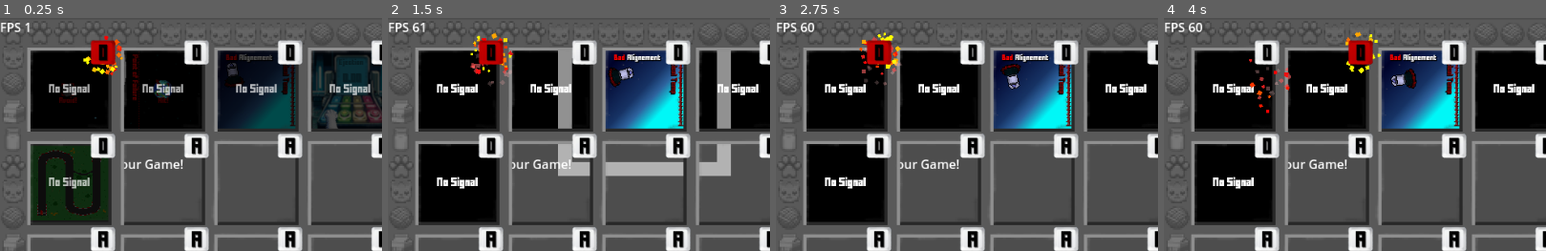
Above: before the commit, frames 1-4 (left to right).
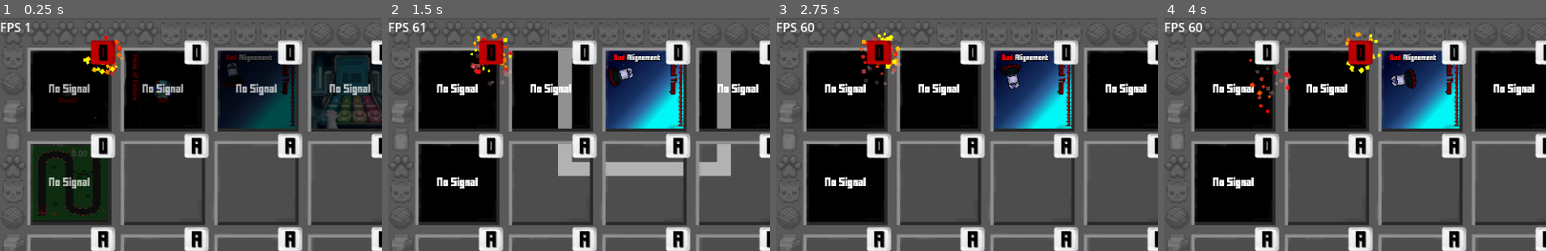
Above: after the commit, the same moments.

Repository: ElenaTill/Autorennen
Game: Godot game, scene res://laoding_screen.tscn
The game is run twice, just before and just after one commit, with the same random seed, the same clock (stepped at 60 frames per second) and the same inputs. Sound files missing from this copy of the repository are replaced by a short silence.
Inputs:
- Up to frame 1 (0.25 s): no input
- Up to frame 2 (1.5 s): tap Enter (Enter) at 0.5 s; hold Right (Right) 0.53-1.28 s; tap 1 (1) at 0.6 s; tap 2 (2) at 0.8, 1.35 s; hold Down (Down) from 1.28 s (still down)
- Up to frame 3 (2.75 s): tap 3 (3) at 1.55, 2.1 s; release Down (Down) at 2.03 s; hold Right (Right) from 2.03 s (still down); tap 4 (4) at 2.3 s
- Up to frame 4 (4 s): release Right (Right) at 2.78 s; hold Up (Up) 2.78-3.53 s; tap 4 (4) at 2.85 s; tap A (A) at 3.05, 3.6 s; hold Left (Left) from 3.53 s (still down); tap D (D) at 3.8 s
The pictures show only the part of the screen within x 0-50%, y 0-50%; the shares and areas given below are measured in that part.

The runs differ from the first frame. In frame 1, 0.4% of the frame differs, in the area x 18-48%, y 56-65%; in frame 2, 0.3%; in frame 3, 0.3%; in frame 4, 0.3%.

Commit message:
Verbesserung
Musik und drehen fehlt

Diff:
--- a/CCC Lund Edition/Mgame13/mgame13.gd
+++ b/CCC Lund Edition/Mgame13/mgame13.gd
@@ -1,15 +1,18 @@
 extends Node2D
-var active = false
-var spawn_ready = false
-signal lost(paneln)
 signal win(paneln)
+
 
 @export var transition: PackedScene
 
 ### Internal Constants
 var auto_speed = 25
 
+
 ### Variables
+var active = false
+var spawn_ready = false
+
+
 
 func set_active(b):
 	active = b
@@ -19,7 +22,10 @@
 		$MusicPlayer.pause()
 
 func new_game():
-	pass
+	$Timer.stop()
+	$Auto.position.x = 0
+	$Auto.position.y = 0
+
 
 func enable():
 	if get_node("GameOver"):
@@ -35,11 +41,11 @@
 
 func gamewon():
 	disable("You survived!", Color(0, 0.5, 0, 0))
-	win.emit(5)
+
 
 func gamelost():
 	disable("Signal Lost", Color(0.5, 0., 0, 0))
-	lost.emit(5)
+
 
 func _ready():
 	pass
@@ -47,6 +53,8 @@
 	$MusicPlayer.start(music)
 
 func _process(delta):
+	$Label.text = "%3.2f"%($Timer.time_left)
+
 	if Input.is_action_just_pressed("newgame"):
 		enable()
 	if Input.is_action_pressed("Up") and active == true:
@@ -61,7 +69,8 @@
 func _on_auto_area_entered(area: Area2D) -> void:
 	if area == $Strecke:
 		print("Game Over")
-		lost.emit()
+		gamelost()
+
 	#lost.emit()
 	#if area == $Startbox:
 
@@ -72,9 +81,16 @@
 	if area == $Startbox:
 		print("Startbox Verlassen")
 		$Timer.start()
+	if area == $Ziellinie:
+		$Timer.stop()
+		print("You Won")
+		gamewon()
 
 
-func _on_ziellinie_area_entered(area: Area2D) -> void:
-	if area == $Ziellinie:
-		print("You Won")
-		win.emit()
+
+func _on_timer_finished():
+	print ("Time Out")
+
+
+func _on_timer_timeout() -> void:
+	gamelost()
--- a/CCC Lund Edition/Mgame13/mgame13.tscn
+++ b/CCC Lund Edition/Mgame13/mgame13.tscn
@@ -8,7 +8,7 @@
 [ext_resource type="Texture2D" uid="uid://cdtqdukod2nsw" path="res://Mgame13/Auto 2.png" id="6_xxv1p"]
 
 [sub_resource type="RectangleShape2D" id="RectangleShape2D_662xh"]
-size = Vector2(94, 5.00002)
+size = Vector2(72, 5.00002)
 
 [sub_resource type="CircleShape2D" id="CircleShape2D_ummrm"]
 radius = 12.0
@@ -26,7 +26,7 @@
 radius = 12.0
 
 [sub_resource type="RectangleShape2D" id="RectangleShape2D_2c6p3"]
-size = Vector2(7, 89.1372)
+size = Vector2(7, 84.9792)
 
 [sub_resource type="RectangleShape2D" id="RectangleShape2D_gpiak"]
 size = Vector2(23.8451, 16.2199)
@@ -108,7 +108,7 @@
 shape = SubResource("CircleShape2D_tjxaj")
 
 [node name="CollisionShape2D7" type="CollisionShape2D" parent="Strecke"]
-position = Vector2(0, -47.1986)
+position = Vector2(-11, -47.1986)
 shape = SubResource("RectangleShape2D_662xh")
 
 [node name="CollisionShape2D8" type="CollisionShape2D" parent="Strecke"]
@@ -116,7 +116,7 @@
 shape = SubResource("RectangleShape2D_2c6p3")
 
 [node name="CollisionShape2D9" type="CollisionShape2D" parent="Strecke"]
-position = Vector2(44.5, -0.129938)
+position = Vector2(44.5, 1.94906)
 shape = SubResource("RectangleShape2D_2c6p3")
 
 [node name="CollisionShape2D10" type="CollisionShape2D" parent="Strecke"]
@@ -171,11 +171,12 @@
 [node name="MusicPlayer" parent="." instance=ExtResource("4_5tvvx")]
 
 [node name="Label" type="Label" parent="."]
-offset_left = 56.0
-offset_top = -36.0
-offset_right = 192.0
-offset_bottom = 37.0
-text = "Your Game!"
+offset_left = 3.0
+offset_top = -45.0
+offset_right = 48.0
+offset_bottom = -22.0
+theme_override_font_sizes/font_size = 10
+text = "Timer"
 
 [node name="Auto" type="Area2D" parent="."]
 
@@ -209,3 +210,4 @@
 [connection signal="area_entered" from="Auto" to="." method="_on_auto_area_entered"]
 [connection signal="area_exited" from="Auto" to="." method="_on_auto_area_exited"]
 [connection signal="area_entered" from="Ziellinie" to="." method="_on_ziellinie_area_entered"]
+[connection signal="timeout" from="Timer" to="." method="_on_timer_timeout"]
